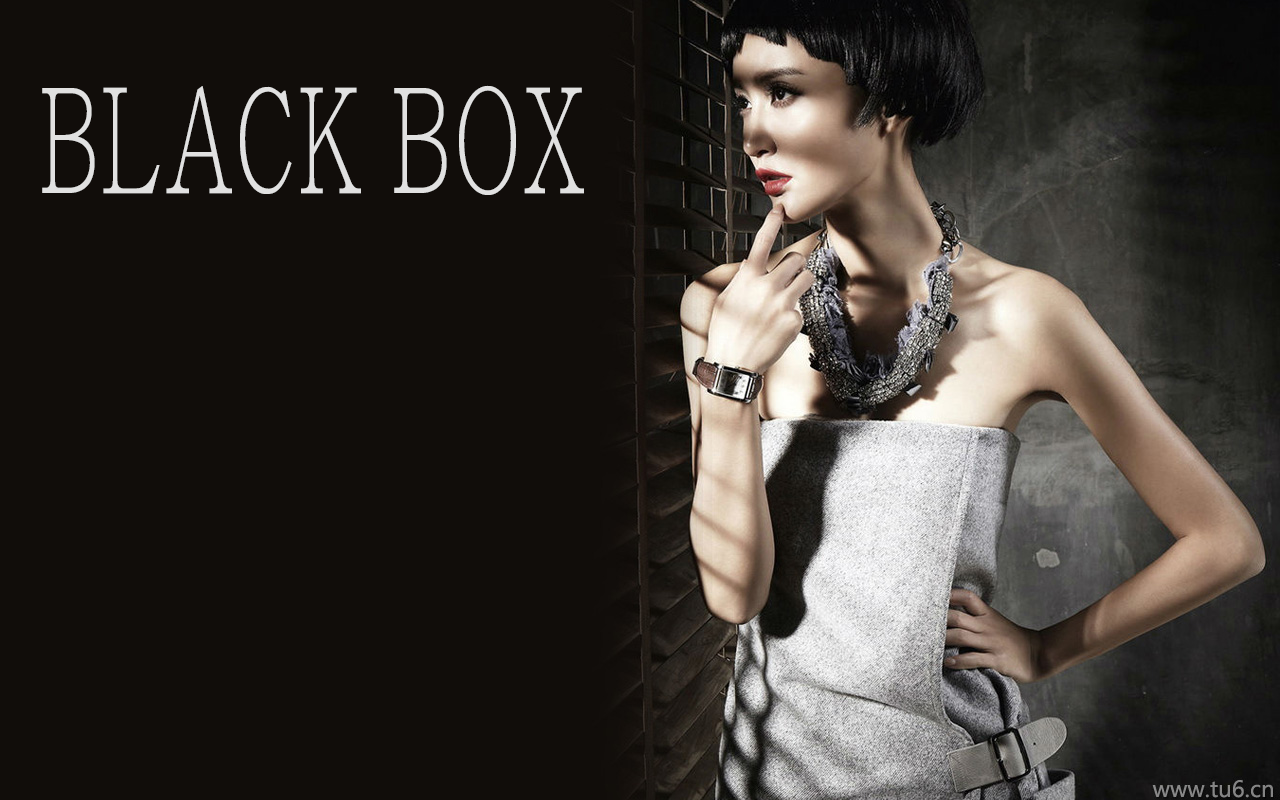
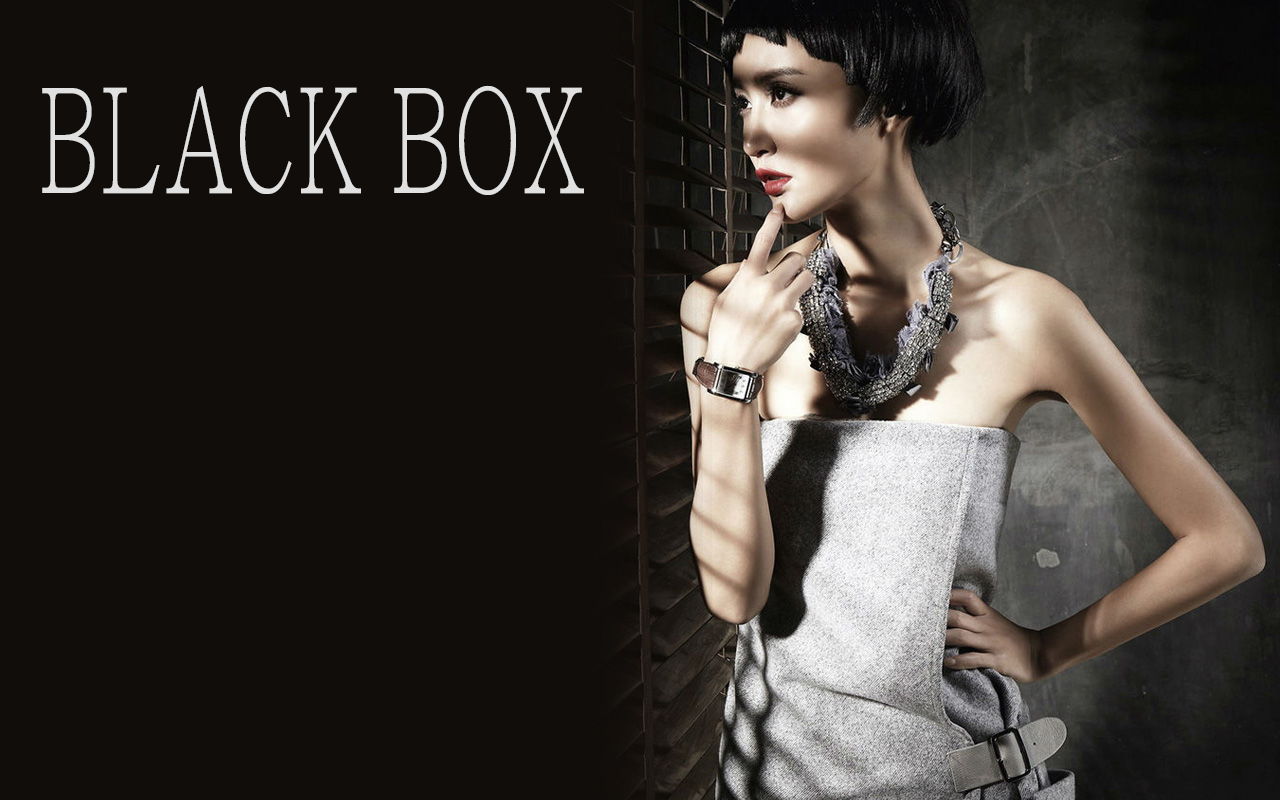
The second 1280×800 image is a revision of the first. Changes to its layers:
painted on "图层 0" over 1147, 756, 1280, 800
